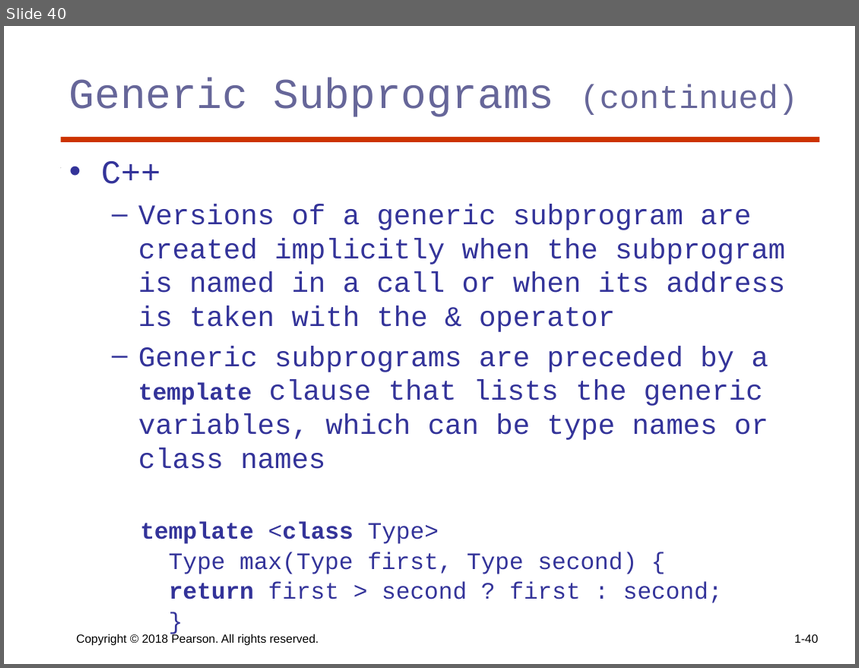
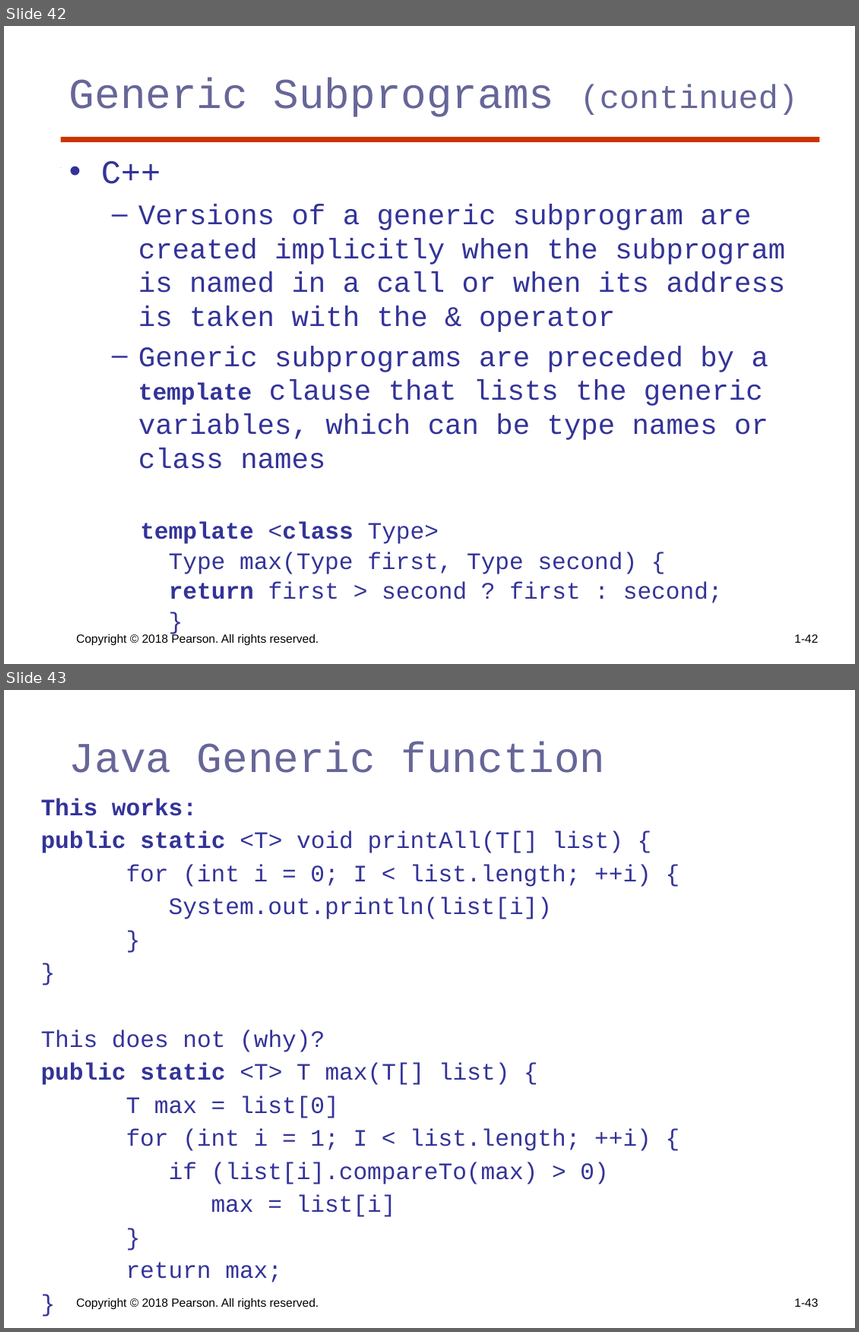
Before and after one commit to KurmasGVSU/KurmasGVSU.github.io, a slide deck: Teaching/Courses/W23/CIS343/LectureNotes/cis343_ch9.pptx. Shown one above the other, each under a label of ours: slide 40 before the commit, slides 42 and 43 after it. The pictures are 859x668 and 859x1332 pixels, drawn with LibreOffice and Linux fonts; fonts in the diff are those of the drawing. Boxes give left, top, right and bottom in pixels: in the first picture for what was removed or moved away, otherwise in the second. Text is boxed around its words. In the diff, an @@ line names an element or a change of style, - is before the commit and + after.

```diff
--- a/Teaching/Courses/W23/CIS343/LectureNotes/cis343_ch9.pptx
+++ b/Teaching/Courses/W23/CIS343/LectureNotes/cis343_ch9.pptx
@@ slide 43 added at (4,690,855,1328), background #FFFFFF @@
@@ title added at (69,742,606,773), 36 pt, text #666699 @@
+Java Generic function
@@ text added at (41,798,652,1283), 20 pt, text #333399 @@
+This works:
+public static <T> void printAll(T[] list) {
+for (int i = 0; I < list.length; ++i) {
+System.out.println(list[i])
+}
+}
+This does not (why)?
+public static <T> T max(T[] list) {
+T max = list[0]
+for (int i = 1; I < list.length; ++i) {
+if (list[i].compareTo(max) > 0)
+max = list[i]
+}
+return max;
+}
@@ text added at (76,1298,319,1309), 10 pt, text #000000 @@
+Copyright © 2018 Pearson. All rights reserved.
@@ page number added at (794,1299,818,1307), 10 pt, text #000000 @@
+1-43
@@ what was slide 40 is now slide 42 @@
@@ page number at (794,635,818,643): text changed @@
-1-40
+1-42
```
Also in this commit, not shown: 26 slides changed, 4 other slides added, 4 other files.
